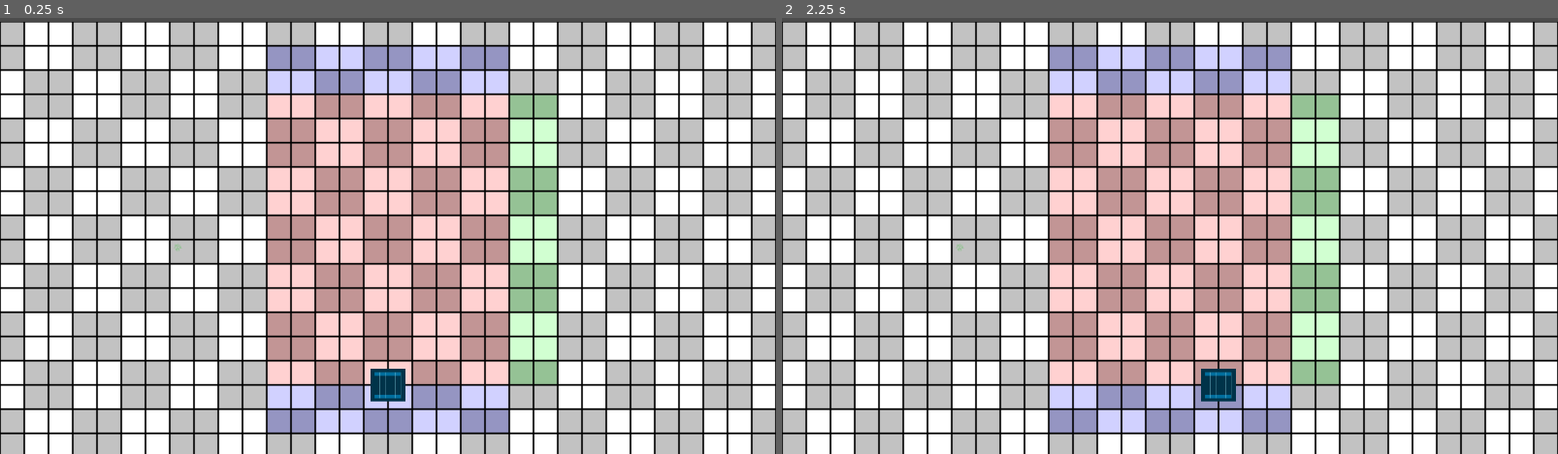
Above: before the commit, frames 1-2 (left to right).
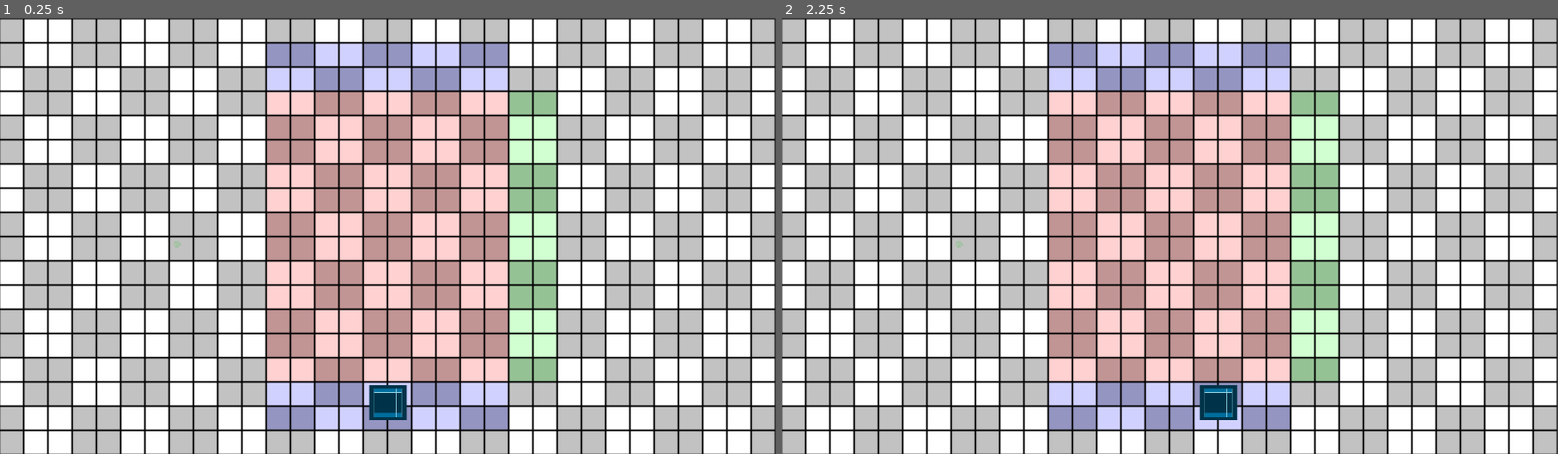
Above: after the commit, the same moments.

Repository: RafaelM4gn/Project-BulletProff
Game: Godot game, scene res://scenes/MainScene.tscn
Same seed, same stepped clock (60 frames per second), same inputs: the game is played once before the commit and once after it. Before the commit the project starts from res://scenes/Background.tscn.
Inputs:
- Up to frame 1 (0.25 s): no input
- Up to frame 2 (2.25 s): tap Enter at 0.5, 2 s; hold D (move_right) 0.53-1.28 s; tap Space at 1.25 s; hold A (move_left) 1.28-2.03 s; hold D (move_right) from 2.03 s (still down)

The runs differ from the first frame. In frame 1, 32% of the frame differs, in the area x 0-100%, y 0-100%; in frame 2, 32%.

Commit message:
refactor: decoupling player from background

Diff:
--- a/project.godot
+++ b/project.godot
@@ -11,7 +11,7 @@
 [application]
 
 config/name="Project BulletProff"
-run/main_scene="res://scenes/Background.tscn"
+run/main_scene="res://scenes/MainScene.tscn"
 config/icon="res://icon.png"
 
 [display]
--- a/scenes/Background.tscn
+++ b/scenes/Background.tscn
@@ -1,17 +1,10 @@
-[gd_scene load_steps=4 format=2]
+[gd_scene load_steps=3 format=2]
 
 [ext_resource path="res://scripts/Background.gd" type="Script" id=1]
 [ext_resource path="res://assets/BackgroundPBF.png" type="Texture" id=2]
-[ext_resource path="res://scenes/Player.tscn" type="PackedScene" id=4]
 
 [node name="Background" type="Sprite"]
 position = Vector2( 640, 366 )
 scale = Vector2( 1.33, 1.33 )
 texture = ExtResource( 2 )
 script = ExtResource( 1 )
-
-[node name="Player" parent="." instance=ExtResource( 4 )]
-position = Vector2( 120, 180 )
-scale = Vector2( 0.129735, 0.0929802 )
-
-[node name="Tween" type="Tween" parent="Player"]
--- /dev/null
+++ b/scenes/MainScene.tscn
@@ -0,0 +1,15 @@
+[gd_scene load_steps=3 format=2]
+
+[ext_resource path="res://scenes/Background.tscn" type="PackedScene" id=1]
+[ext_resource path="res://scenes/Player.tscn" type="PackedScene" id=2]
+
+[node name="Node2D" type="Node2D"]
+
+[node name="Background" parent="." instance=ExtResource( 1 )]
+position = Vector2( 639, 361 )
+
+[node name="Player2" parent="." instance=ExtResource( 2 )]
+position = Vector2( 638, 600 )
+scale = Vector2( 0.183307, 0.134862 )
+
+[node name="Tween" type="Tween" parent="Player2"]
--- a/scenes/Player.tscn
+++ b/scenes/Player.tscn
@@ -1,10 +1,10 @@
 [gd_scene load_steps=3 format=2]
 
 [ext_resource path="res://assets/Player.png" type="Texture" id=1]
-[ext_resource path="res://scripts/Player.gd" type="Script" id=2]
+[ext_resource path="res://scripts/player.gd" type="Script" id=2]
 
 [node name="Player" type="Sprite"]
-position = Vector2( -103.727, -146.158 )
+position = Vector2( 54, 59 )
 scale = Vector2( 0.13447, 0.0929802 )
 texture = ExtResource( 1 )
 script = ExtResource( 2 )
--- /dev/null
+++ b/scripts/background.gd
@@ -0,0 +1,7 @@
+extends Sprite
+
+func _ready():
+	var window_size = OS.get_window_size()
+	var texture_size = self.texture.get_size()
+	var scale = Vector2(window_size.x / texture_size.x, window_size.y / texture_size.y)
+	self.scale = scale
--- /dev/null
+++ b/scripts/enemy_engine.gd
@@ -0,0 +1,14 @@
+extends Node
+
+var enemies = [4, 4, 4, 4, 4]  # Quantidade inicial de inimigos em cada posição
+
+func spawnEnemy(position: int):
+	if enemies[position] > 0:
+		enemies[position] -= 1
+		# Aqui você pode criar o objeto de inimigo na posição especificada
+
+func eliminateEnemy(position: int):
+	if enemies[position] == 0:
+		return
+	enemies[position] = 0
+	# Aqui você pode destruir o objeto de inimigo na posição especificada
--- a/scripts/Player.gd
+++ b/scripts/player.gd
@@ -1,8 +1,8 @@
 extends Node2D
 
-var positions = [-120, -60, 0, 60, 120]
+var positions = [480, 560, 640, 720, 800]
 var current_position = 2
-var y = 180
+var y = 635
 var player_speed = 0.1
 
 onready var tween = $Tween
